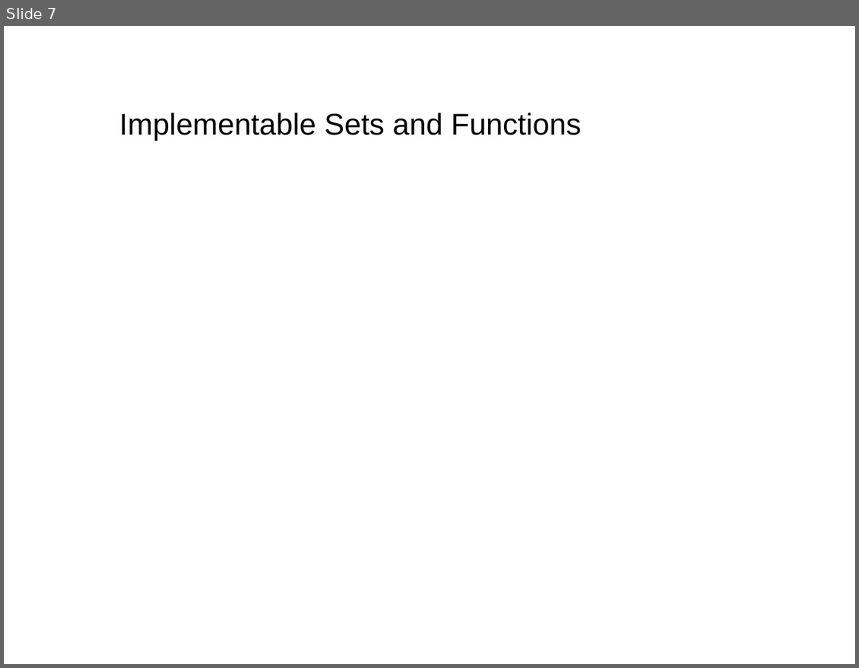
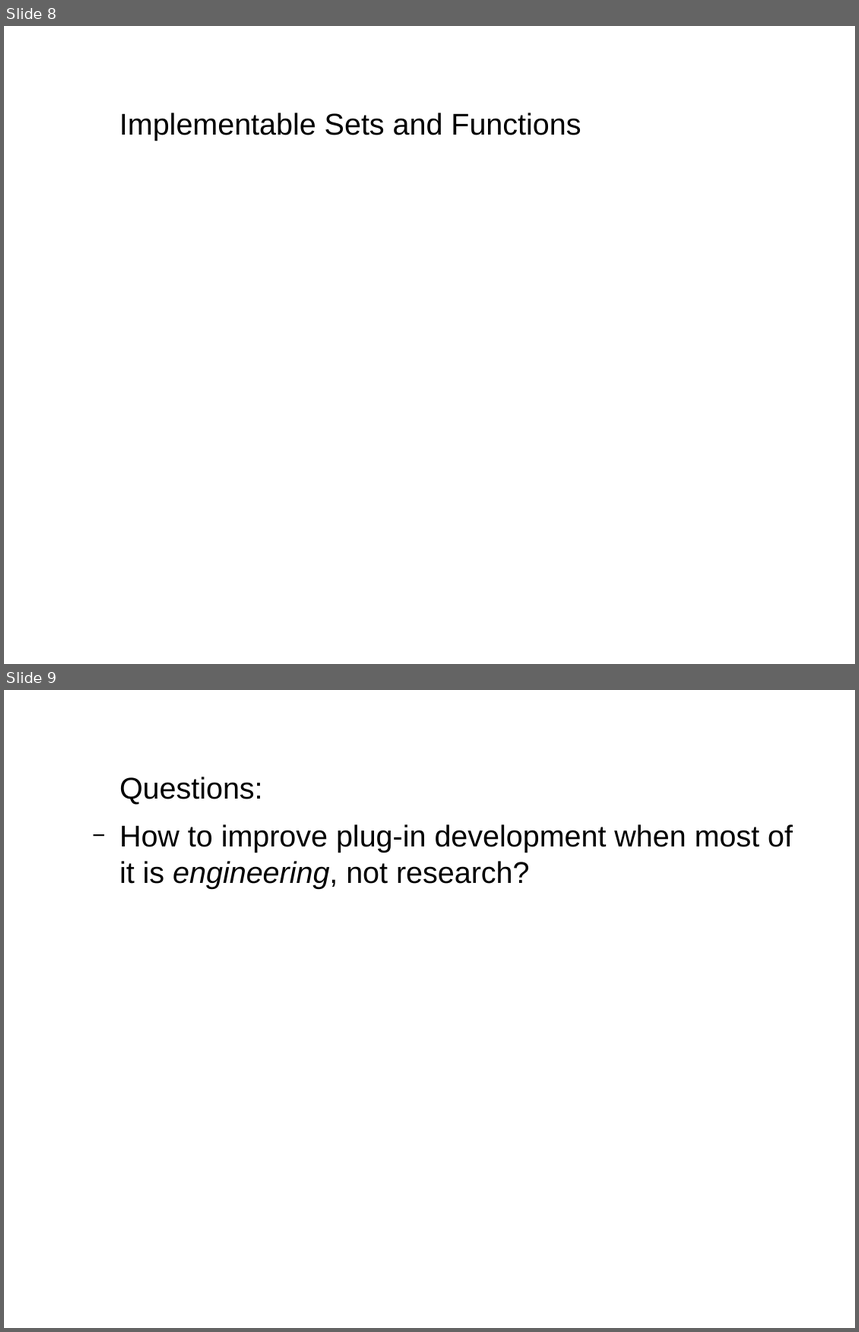
Before and after one commit to weetmuts/rodin-b-sharp-iUML_B_Utils, a slide deck: work/store/Writing/RUDW2014(accepted)/presentation/presentation.odp. Shown one above the other, each under a label of ours: slide 7 before the commit, slides 8 and 9 after it. The pictures are 859x668 and 859x1332 pixels, drawn with LibreOffice and Linux fonts; fonts in the diff are those of the drawing. Boxes give left, top, right and bottom in pixels: in the first picture for what was removed or moved away, otherwise in the second. Text is boxed around its words. In the diff, an @@ line names an element or a change of style, - is before the commit and + after.

```diff
--- a/work/store/Writing/RUDW2014(accepted)/presentation/presentation.odp
+++ b/work/store/Writing/RUDW2014(accepted)/presentation/presentation.odp
@@ slide 9 added at bbox=[4, 690, 855, 1328], background #FFFFFF @@
@@ text added at bbox=[120, 777, 793, 889], 28 pt, text #000000 @@
+  Questions:
+  − How to improve plug-in development when most of it is engineering, not research?
@@ what was slide 7 is now slide 8 @@
```
Also in this commit, not shown: 4 slides changed, 2 other slides added, 2 slides removed, 4 other files.
